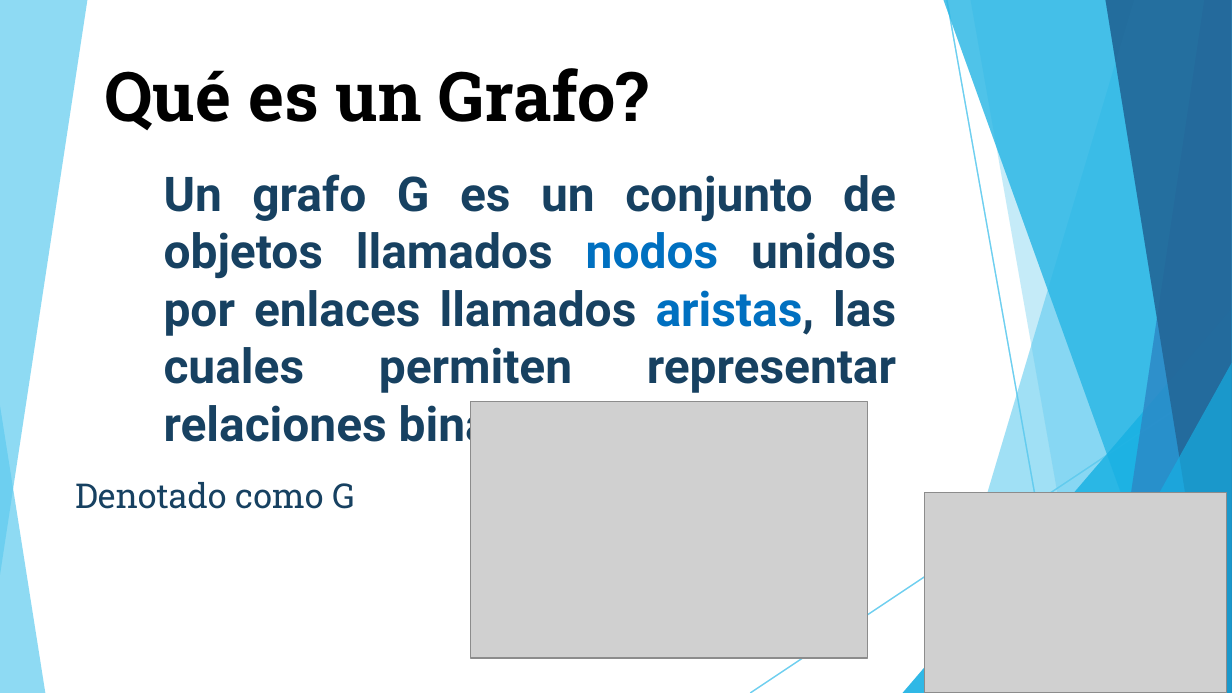
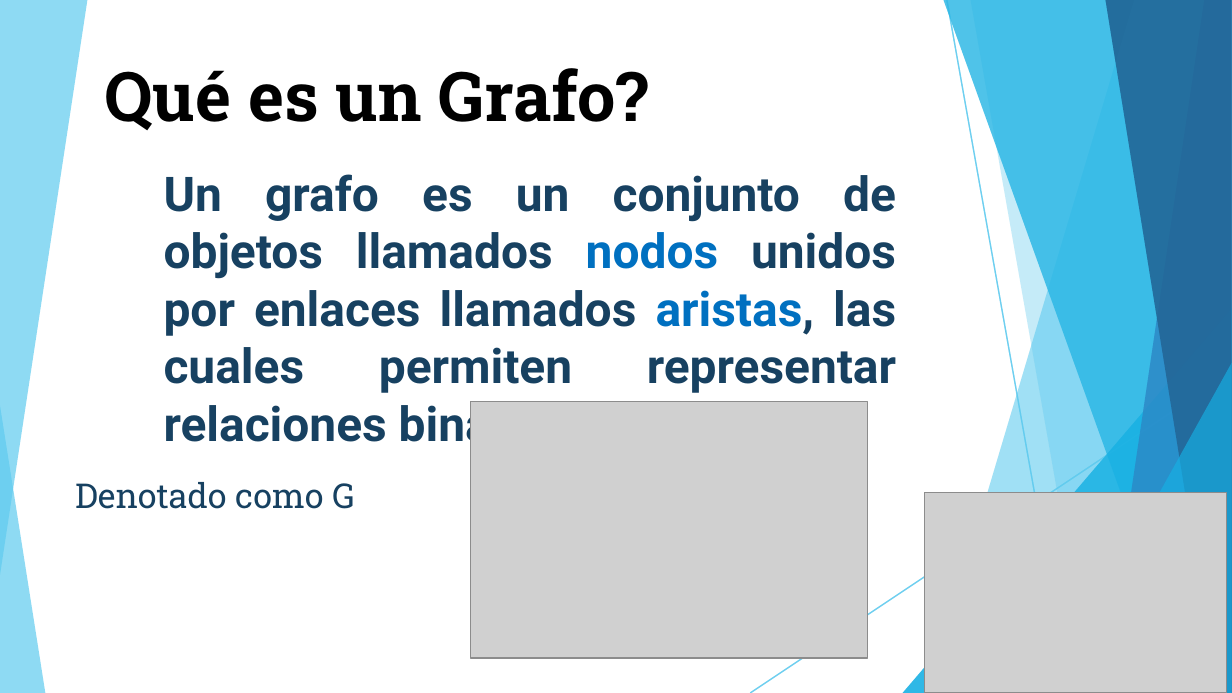
Before and after one commit to Yefri97/Introduction-to-Graph-Theory, a slide deck: slide 2 of PRESENTACIÓN TALLER GRAFOS.pptx. Drawn at 1232x693 pixels with LibreOffice and Linux fonts; fonts in the diff are those of the drawing; grey boxes stand for pictures. Boxes give left, top, right and bottom in pixels: in the first picture for what was removed or moved away, otherwise in the second. Text is boxed around its words. In the diff, an @@ line names an element or a change of style, - is before the commit and + after.

```diff
--- a/PRESENTACIÓN TALLER GRAFOS.pptx
+++ b/PRESENTACIÓN TALLER GRAFOS.pptx
@@ text at bbox=[164, 174, 896, 402]: text changed @@
-Un grafo G es un conjunto de objetos llamados nodos unidos por enlaces llamados aristas, las cuales permiten representar relaciones binarias entre ellos.
+Un grafo es un conjunto de objetos llamados nodos unidos por enlaces llamados aristas, las cuales permiten representar relaciones binarias entre ellos.
```
Also in this commit, not shown: 3 other slides changed, 2 slides added, 1 slide removed.
